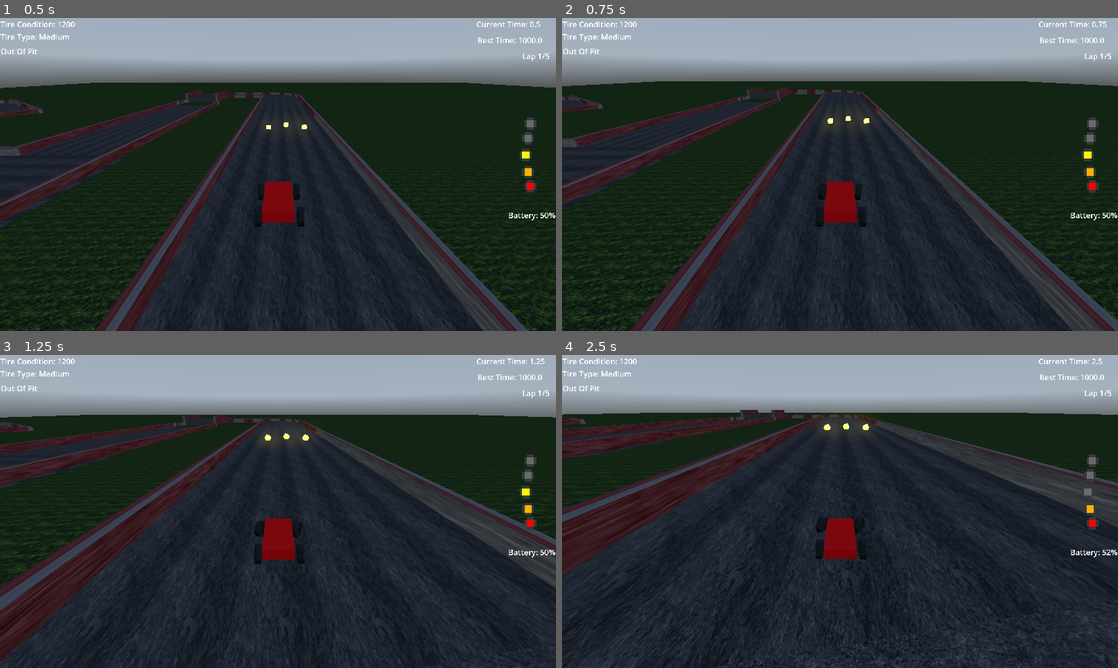
Above: before the commit, frames 1-4 (two rows, left to right).
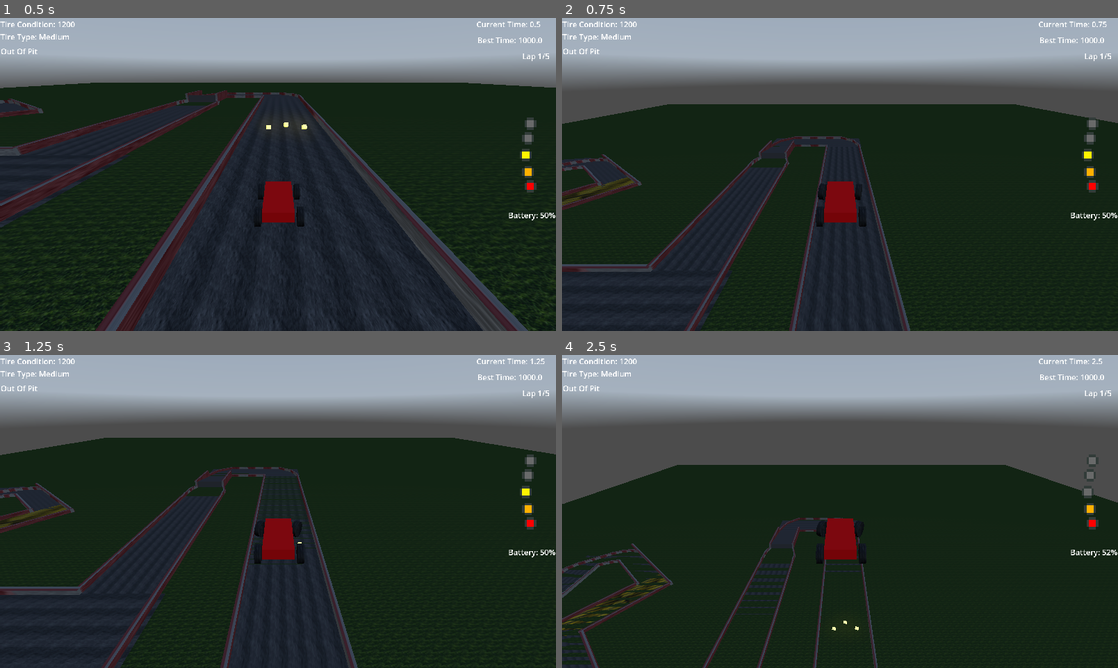
Above: after the commit, the same moments.

Repository: USERDOT1/partyRacers
Game: Godot game, scene res://basic_track.tscn
Two runs of this game, one before a commit and one after it. Both use one fixed random seed, a clock stepped at 60 frames per second and the inputs below. A sky picture missing from this copy of the repository is replaced by a grey-blue gradient.
Inputs:
- Up to frame 1 (0.5 s): no input
- Up to frame 2 (0.75 s): hold D (turnRight) from 0.53 s (still down); tap F (Flip, bound only after the commit) at 0.6 s
- Up to frame 3 (1.25 s): keep holding D (turnRight)
- Up to frame 4 (2.5 s): release D (turnRight) at 1.28 s; hold Down (ChangeBatteryDown) 1.28-2.03 s; tap S (break) at 1.35 s; tap F (Flip, bound only after the commit) at 1.55, 2.3 s; hold D (turnRight) from 2.03 s (still down); tap W (throttle) at 2.1 s

Frame 1 is identical in both runs. In frame 2, 35% of the frame differs, in the area x 0-100%, y 20-100%; in frame 3, 39%; in frame 4, 57%, in the area x 0-100%, y 17-100%.

Commit message:
Added A flip button

Diff:
--- a/kart/kart.gd
+++ b/kart/kart.gd
@@ -135,6 +135,10 @@
 	#clamps tire condition (never going to hit the top, just the bottom)
 	tireCondition = clamp(tireCondition, 0.2, 100)
 
+	if Input.is_action_just_pressed("Flip"):
+		rotation_degrees.x = 0
+		rotation_degrees.z = 0
+		position.y += 30
 
 	if inPit:
 		if Input.is_action_just_pressed("ChangeWheelsUp"):
--- a/project.godot
+++ b/project.godot
@@ -67,6 +67,11 @@
 "events": [Object(InputEventKey,"resource_local_to_scene":false,"resource_name":"","device":-1,"window_id":0,"alt_press …(195 unchanged characters)…
 ]
 }
+Flip={
+"deadzone": 0.2,
+"events": [Object(InputEventKey,"resource_local_to_scene":false,"resource_name":"","device":-1,"window_id":0,"alt_pressed":false,"shift_pressed":false,"ctrl_pressed":false,"meta_pressed":false,"pressed":false,"keycode":0,"physical_keycode":70,"key_label":0,"unicode":102,"location":0,"echo":false,"script":null)
+]
+}
 
 [rendering]
 
